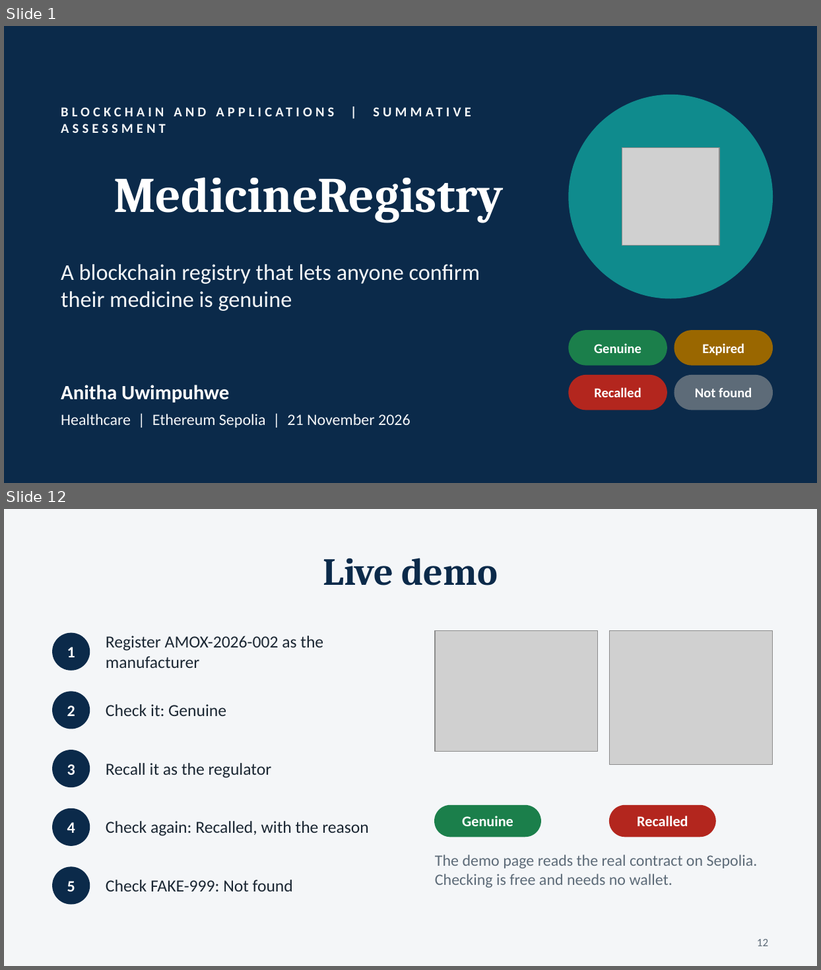
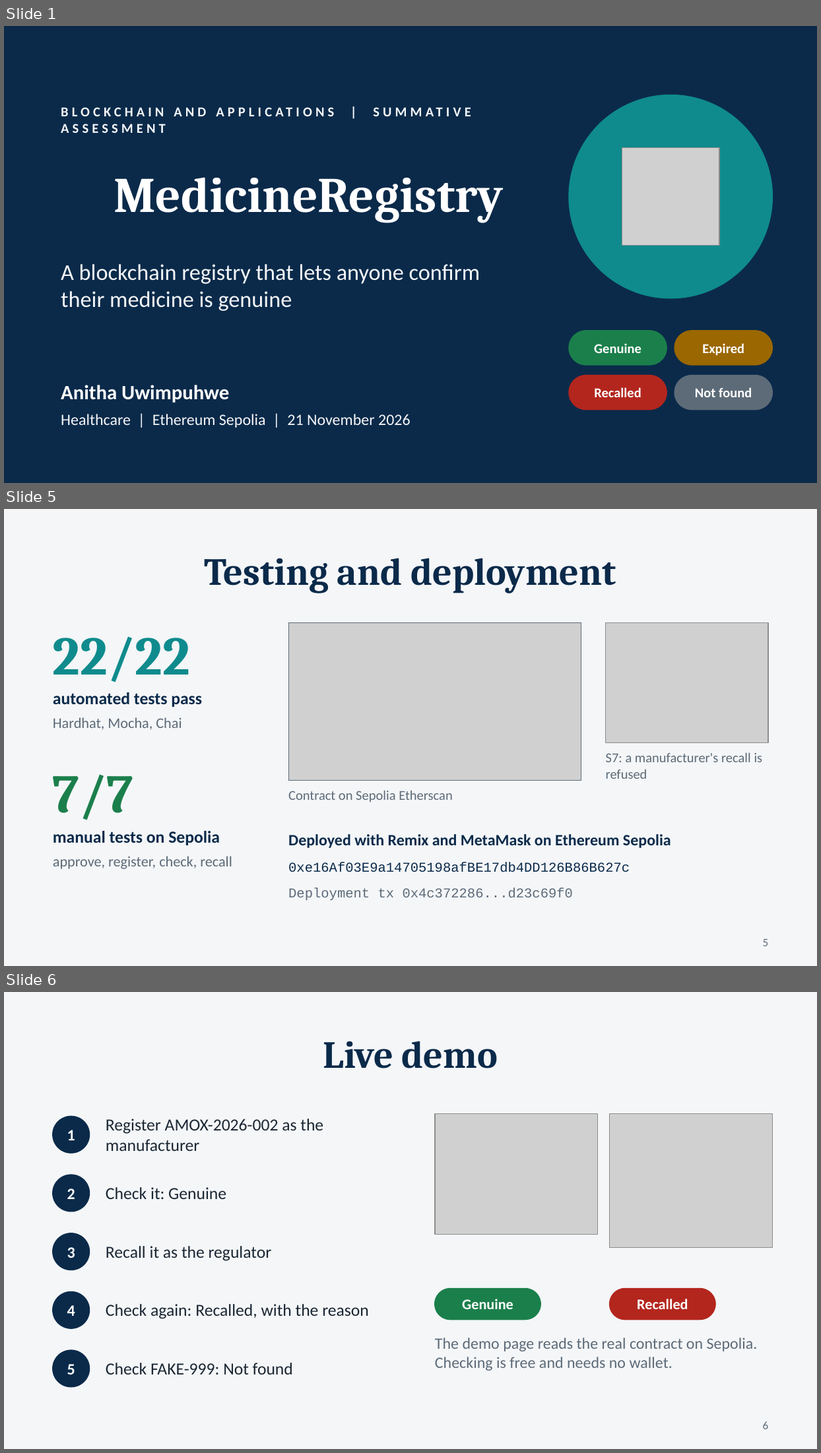
Before and after one commit to shasha-12/Medecine_Registry, a slide deck: docs/Presentation.pptx. Shown one above the other, each under a label of ours: slides 1 and 12 before the commit, slides 1, 5 and 6 after it; the slides between them are not shown. The pictures are 821x970 and 821x1453 pixels, drawn with LibreOffice and Linux fonts; fonts in the diff are those of the drawing; grey boxes stand for pictures. Boxes give left, top, right and bottom in pixels: in the first picture for what was removed or moved away, otherwise in the second. Text is boxed around its words. In the diff, an @@ line names an element or a change of style, - is before the commit and + after.

```diff
--- a/docs/Presentation.pptx
+++ b/docs/Presentation.pptx
@@ slide 5 added at <box>4,509,817,966</box>, background #F4F6F8 @@
@@ title added at <box>205,558,616,593</box>, 34 pt, text #0B2A4A, bold @@
+Testing and deployment
@@ picture added at <box>288,623,582,780</box> @@
@@ rectangle added at <box>288,623,582,780</box>, outline #5D6B78 0.75 pt @@
@@ picture added at <box>606,623,768,743</box> @@
@@ text added at <box>53,636,190,683</box>, 48 pt, text #0F8B8D, bold @@
+22/22
@@ text added at <box>53,692,202,707</box>, 15 pt, text #0B2A4A, bold @@
+automated tests pass
@@ text added at <box>53,718,182,730</box>, 13 pt, text #5D6B78 @@
+Hardhat, Mocha, Chai
@@ text added at <box>606,753,763,779</box>, 12 pt, text #5D6B78 @@
+S7: a manufacturer's recall is refused
@@ text added at <box>53,774,134,821</box>, 48 pt, text #1B7F4B, bold @@
+7/7
@@ text added at <box>288,791,453,803</box>, 12 pt, text #5D6B78 @@
+Contract on Sepolia Etherscan
@@ text added at <box>53,831,220,846</box>, 15 pt, text #0B2A4A, bold @@
+manual tests on Sepolia
@@ text added at <box>288,834,671,848</box>, 14 pt, text #0B2A4A, bold @@
+Deployed with Remix and MetaMask on Ethereum Sepolia
@@ text added at <box>53,856,232,869</box>, 13 pt, text #5D6B78 @@
+approve, register, check, recall
@@ text added at <box>288,862,630,873</box>, 12 pt, text #0B2A4A @@
+0xe16Af03E9a14705198afBE17db4DD126B86B627c
@@ text added at <box>288,889,574,901</box>, 12 pt, text #5D6B78 @@
+Deployment tx 0x4c372286...d23c69f0
@@ page number added at <box>763,939,769,947</box>, 10 pt, text #5D6B78 @@
+5
@@ what was slide 12 is now slide 6 @@
@@ page number at <box>763,1422,769,1430</box>: text changed @@
-12
+6
```
Also in this commit, not shown: 5 slides changed, 9 slides removed.
